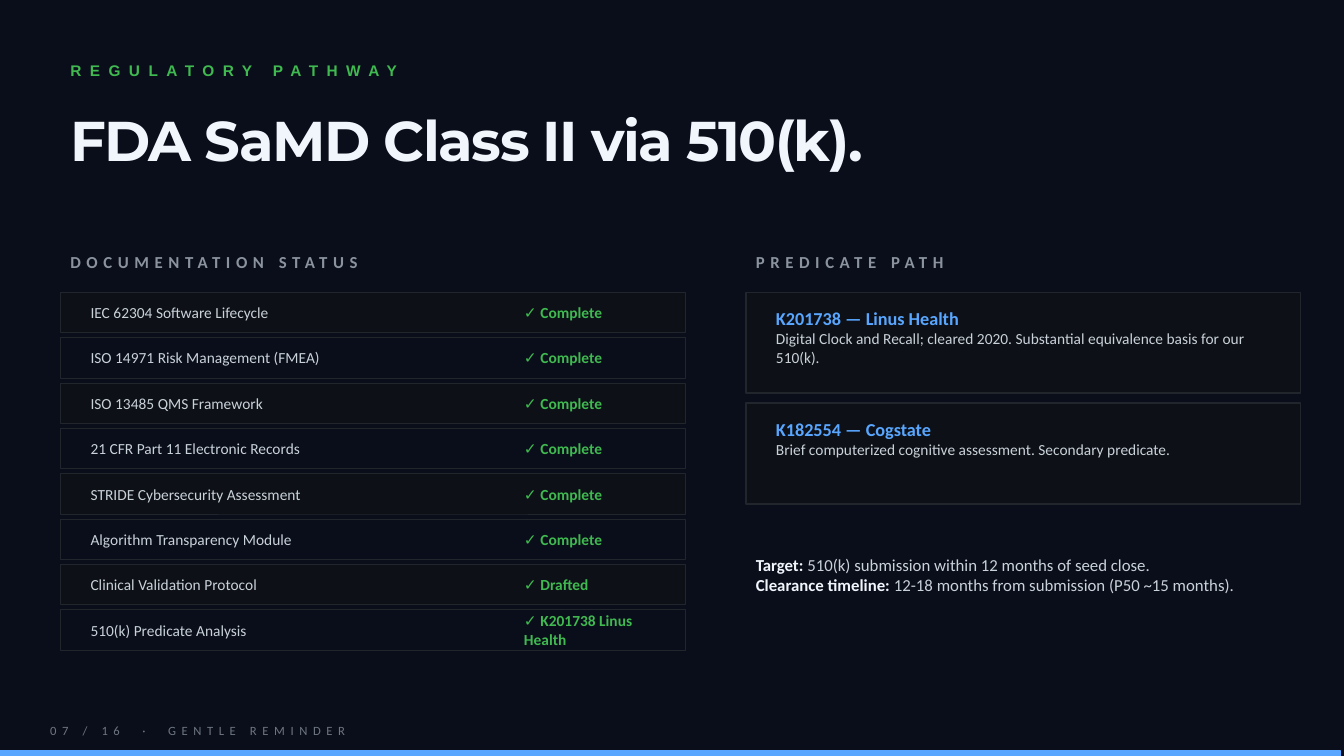
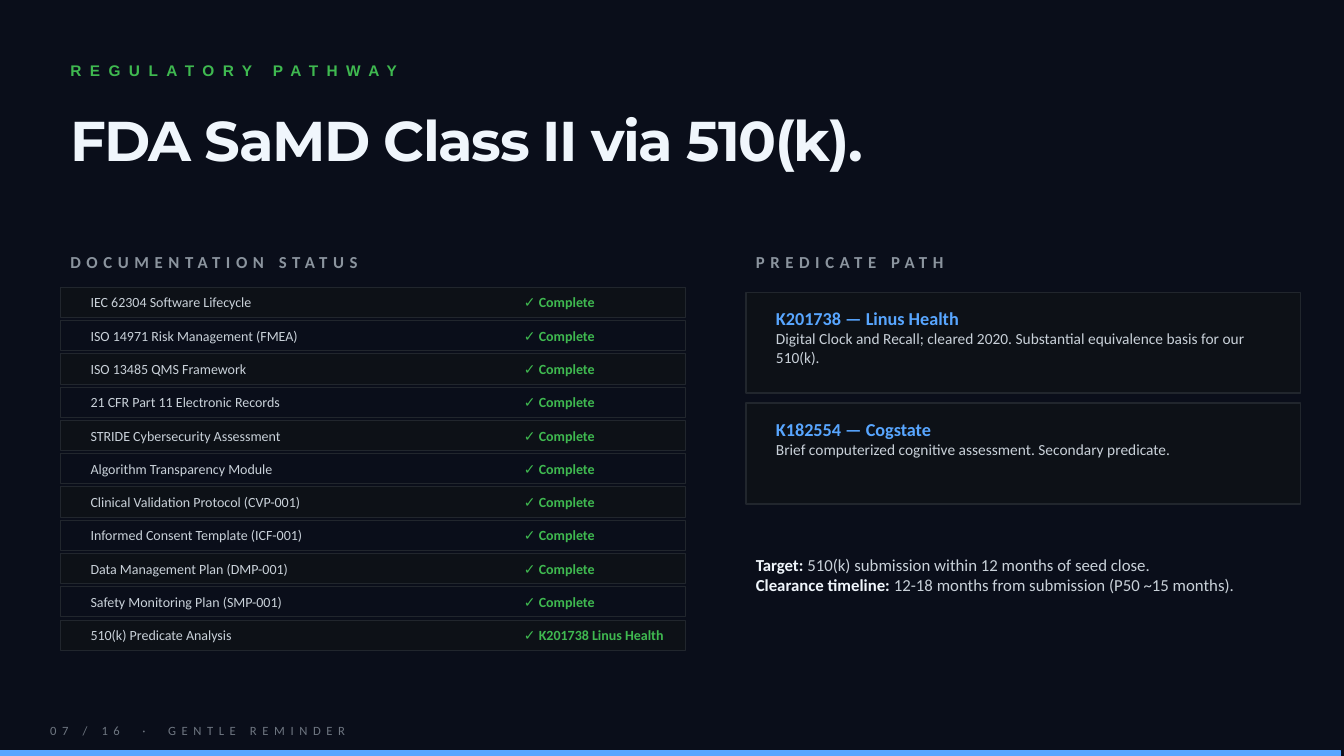
Before and after one commit to prosalesleague-ClinIQ/gentle-reminder, a slide deck: slide 7 of apps/pitch-site/public/Gentle-Reminder-Pitch-Deck.pptx. Drawn at 1344x756 pixels with LibreOffice and Linux fonts; fonts in the diff are those of the drawing. Boxes give left, top, right and bottom in pixels: in the first picture for what was removed or moved away, otherwise in the second. Text is boxed around its words. In the diff, an @@ line names an element or a change of style, - is before the commit and + after.

```diff
--- a/apps/pitch-site/public/Gentle-Reminder-Pitch-Deck.pptx
+++ b/apps/pitch-site/public/Gentle-Reminder-Pitch-Deck.pptx
@@ rectangle: place and size @@
-rectangle at [60, 292, 686, 333]
+rectangle at [60, 287, 686, 318]
@@ rectangle: place and size @@
-rectangle at [60, 338, 686, 378]
+rectangle at [60, 321, 686, 351]
@@ text "ISO 14971 Risk Management (FMEA)": place and size @@
-text "ISO 14971 Risk Management (FMEA)" at [91, 352, 320, 366]
+text "ISO 14971 Risk Management (FMEA)" at [91, 331, 298, 344]
@@ rectangle added at [60, 354, 686, 384], fill #0D1117, outline #21262D 0.5 pt @@
@@ text "ISO 13485 QMS Framework": place and size @@
-text "ISO 13485 QMS Framework" at [91, 398, 263, 411]
+text "ISO 13485 QMS Framework" at [91, 364, 246, 376]
@@ text "✓ Complete": place and size @@
-text "✓ Complete" at [540, 352, 602, 366]
+text "✓ Complete" at [539, 364, 595, 376]
@@ text added at [539, 331, 595, 343], 10 pt, text #3FB950, bold @@
+✓ Complete
@@ rectangle added at [60, 387, 686, 417], fill #0A0E1A, outline #21262D 0.5 pt @@
@@ text "21 CFR Part 11 Electronic ...": place and size @@
-text "21 CFR Part 11 Electronic ..." at [91, 443, 300, 454]
+text "21 CFR Part 11 Electronic ..." at [91, 397, 280, 407]
@@ rectangle: place and size @@
-rectangle at [60, 383, 686, 423]
+rectangle at [60, 420, 686, 451]
@@ text "STRIDE Cybersecurity Assessment": place and size @@
-text "STRIDE Cybersecurity Assessment" at [91, 489, 301, 503]
+text "STRIDE Cybersecurity Assessment" at [91, 431, 281, 444]
@@ text "✓ Complete": place and size @@
-text "✓ Complete" at [540, 443, 602, 457]
+text "✓ Complete" at [539, 431, 595, 443]
@@ rectangle: place and size @@
-rectangle at [60, 429, 686, 469]
+rectangle at [60, 454, 686, 484]
@@ size 11 to 10 pt in 14 elements at [91, 630, 232, 643], [539, 397, 595, 409], [539, 530, 595, 542], [539, 630, 663, 640], [91, 297, 251, 309], [539, 497, 595, 509], [539, 297, 595, 309], [539, 364, 595, 376], [539, 431, 595, 443], [91, 331, 298, 344], [91, 364, 246, 376], [91, 397, 280, 407], [91, 431, 281, 444], [91, 464, 272, 477] @@
@@ text "Algorithm Transparency Module": place and size @@
-text "Algorithm Transparency Module" at [91, 534, 292, 548]
+text "Algorithm Transparency Module" at [91, 464, 272, 477]
@@ text added at [539, 464, 595, 476], 10 pt, text #3FB950, bold @@
+✓ Complete
@@ rectangle: place and size @@
-rectangle at [60, 474, 686, 514]
+rectangle at [60, 487, 686, 517]
@@ text at [91, 497, 300, 509]: text changed; size 11 to 10 pt @@
-Clinical Validation Protocol
+Clinical Validation Protocol (CVP-001)
@@ text "✓ Complete": place and size @@
-text "✓ Complete" at [540, 489, 602, 503]
+text "✓ Complete" at [539, 497, 595, 509]
@@ rectangle: place and size @@
-rectangle at [60, 519, 686, 560]
+rectangle at [60, 520, 686, 551]
@@ text added at [91, 530, 302, 543], 10 pt, text #C9D1D9 @@
+Informed Consent Template (ICF-001)
@@ rectangle: place and size @@
-rectangle at [60, 565, 686, 605]
+rectangle at [60, 554, 686, 584]
@@ text added at [91, 564, 288, 577], 10 pt, text #C9D1D9 @@
+Data Management Plan (DMP-001)
@@ text added at [539, 564, 595, 576], 10 pt, text #3FB950, bold @@
+✓ Complete
@@ rectangle: place and size @@
-rectangle at [60, 610, 686, 650]
+rectangle at [60, 587, 686, 617]
@@ text added at [91, 597, 282, 610], 10 pt, text #C9D1D9 @@
+Safety Monitoring Plan (SMP-001)
@@ text added at [539, 597, 595, 609], 10 pt, text #3FB950, bold @@
+✓ Complete
@@ text removed at [540, 579, 588, 590] @@
-✓ Drafted
@@ rectangle added at [60, 620, 686, 650], fill #0D1117, outline #21262D 0.5 pt @@
@@ text "✓ K201738 Linus Health": place and size @@
-text "✓ K201738 Linus Health" at [524, 615, 632, 645]
+text "✓ K201738 Linus Health" at [539, 630, 663, 640]
```
Also in this commit, not shown: 1 other slide changed, 9 other files.
